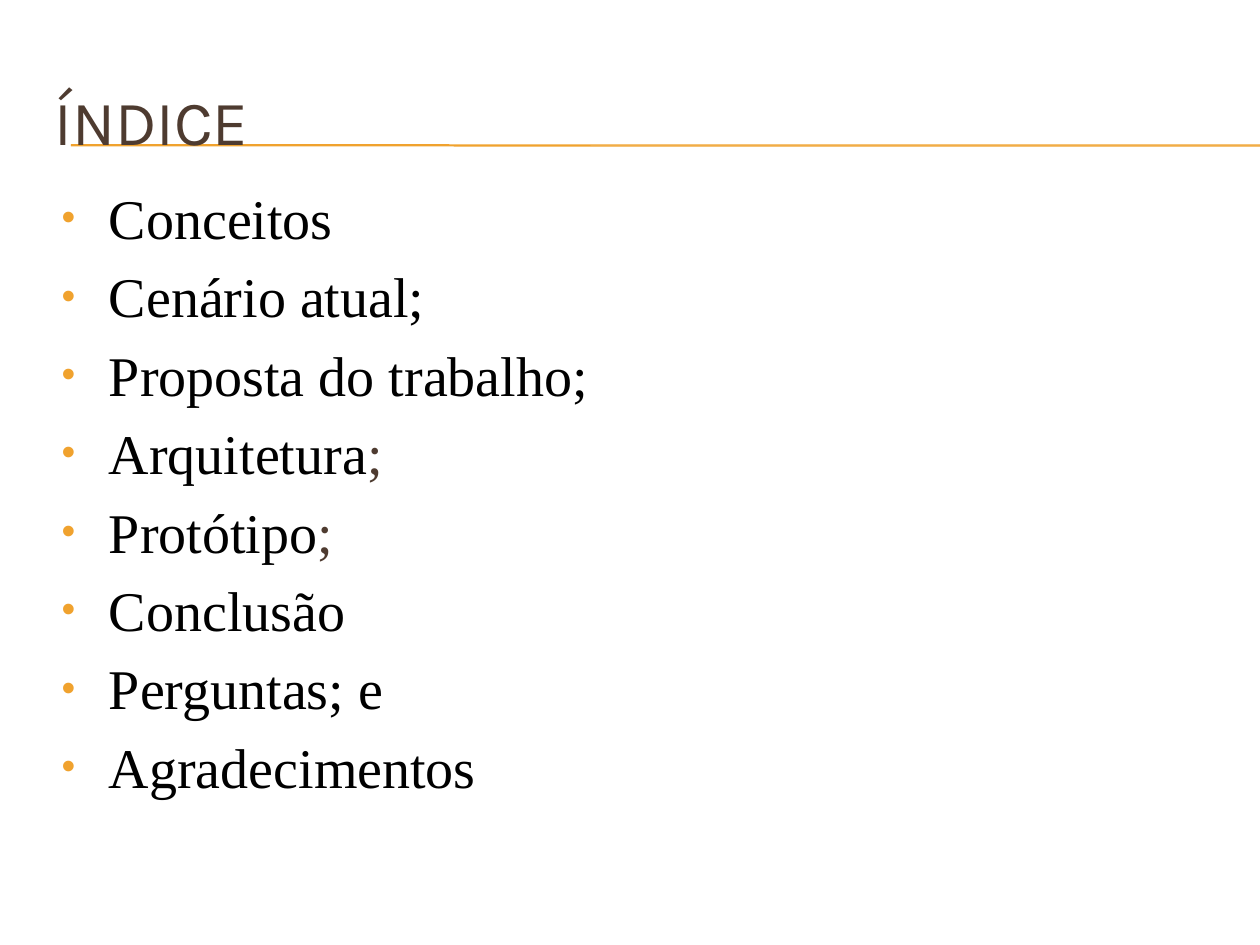
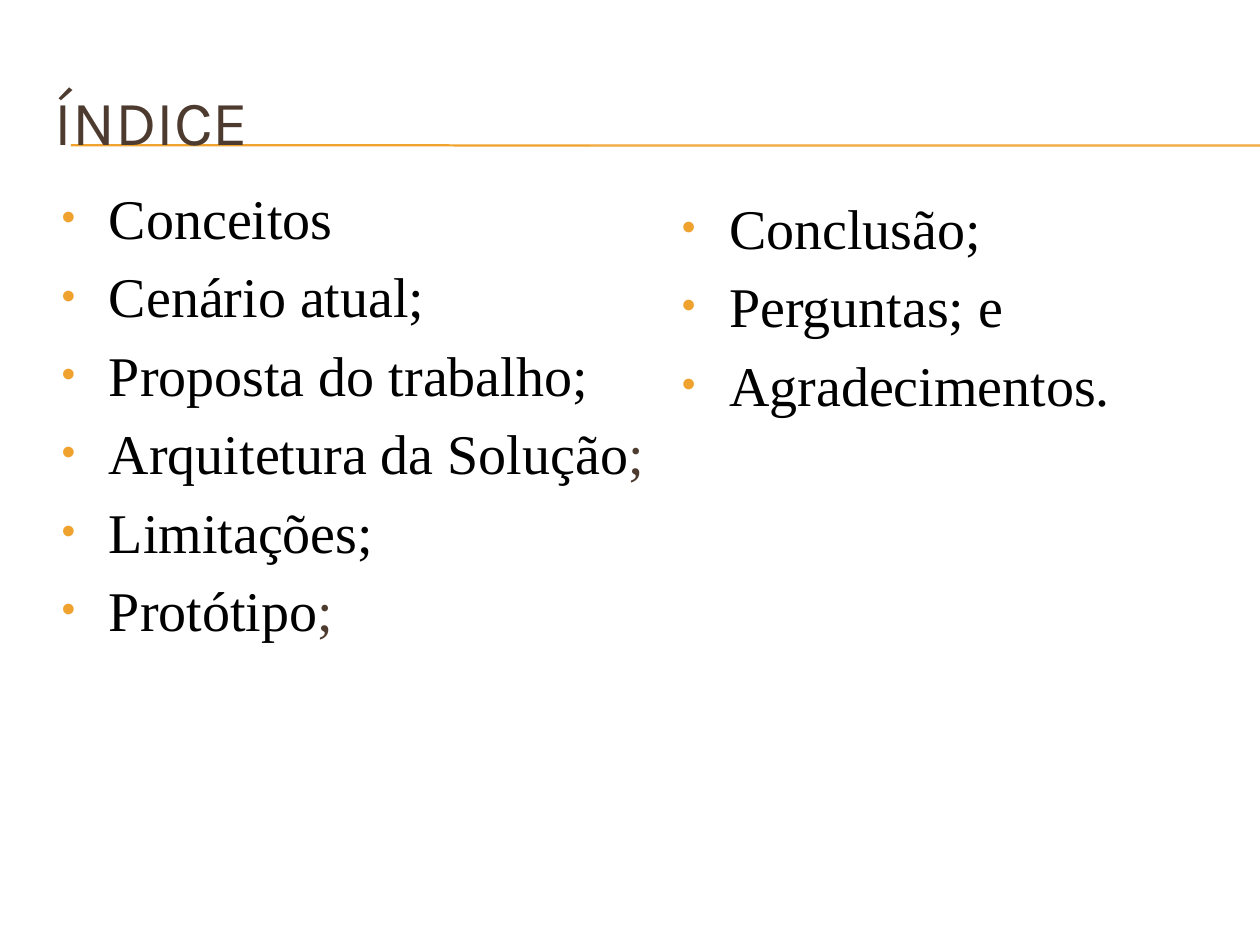
Before and after one commit to junioma/logviewerucb2009, a slide deck: slide 2 of DOCUMENTAÇÃO/_SLIDE/JMBLogViewer.pptx. Drawn at 1260x945 pixels with LibreOffice and Linux fonts; fonts in the diff are those of the drawing; background and template pictures are left out. Boxes give left, top, right and bottom in pixels: in the first picture for what was removed or moved away, otherwise in the second. Text is boxed around its words. In the diff, an @@ line names an element or a change of style, - is before the commit and + after.

```diff
--- a/DOCUMENTAÇÃO/_SLIDE/JMBLogViewer.pptx
+++ b/DOCUMENTAÇÃO/_SLIDE/JMBLogViewer.pptx
@@ text added at [729,210,1110,416], 32 pt, text #000000 @@
+• Conclusão;
+• Perguntas; e
+• Agradecimentos.
@@ text at [109,435,645,563]: text changed @@
-• Arquitetura;
+• Arquitetura da Solução;
+• Limitações;
@@ text at [109,592,476,798]: paragraphs removed @@
-• Conclusão
-• Perguntas; e
-• Agradecimentos
```
Also in this commit, not shown: 1 other slide changed, 1 slide added.
